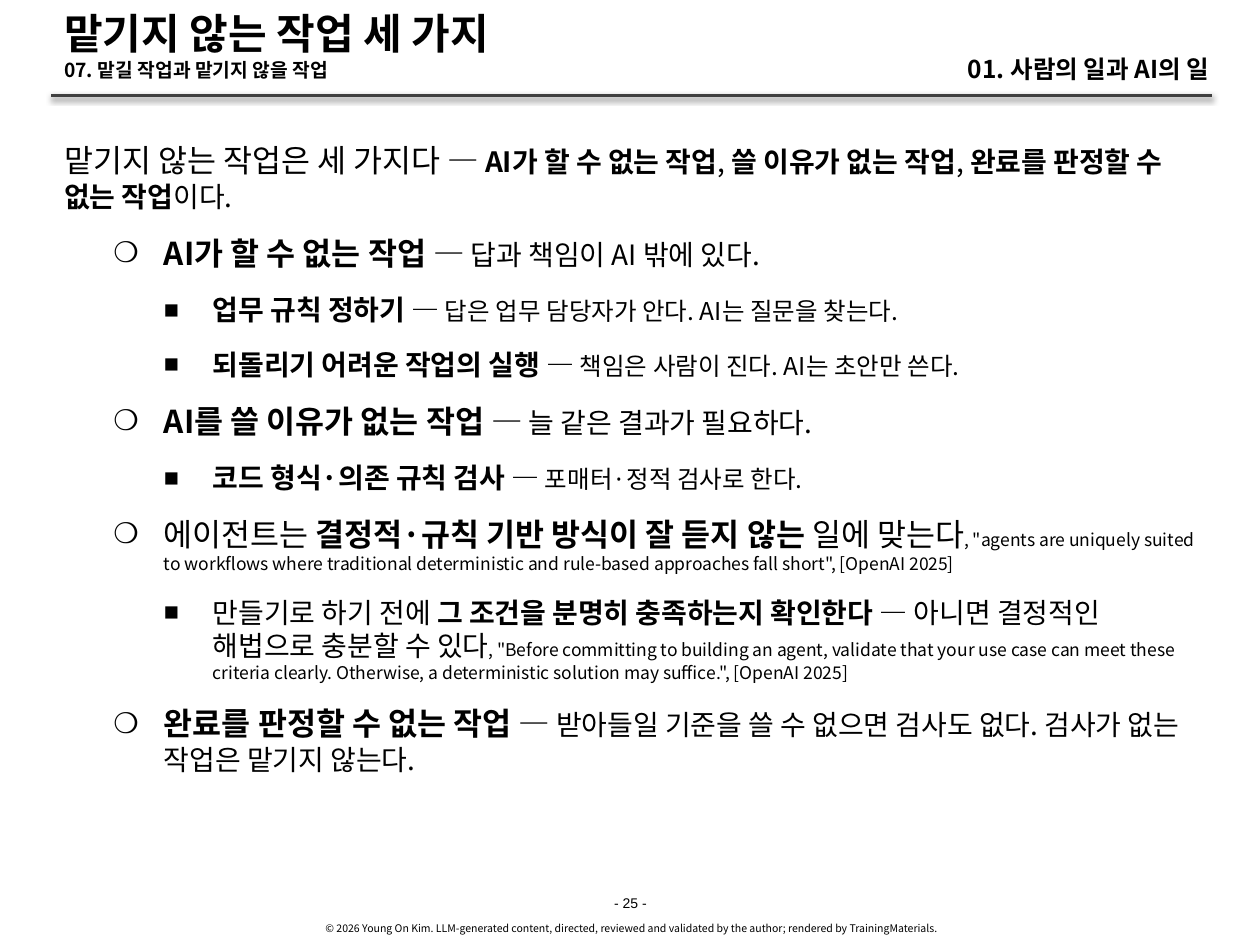
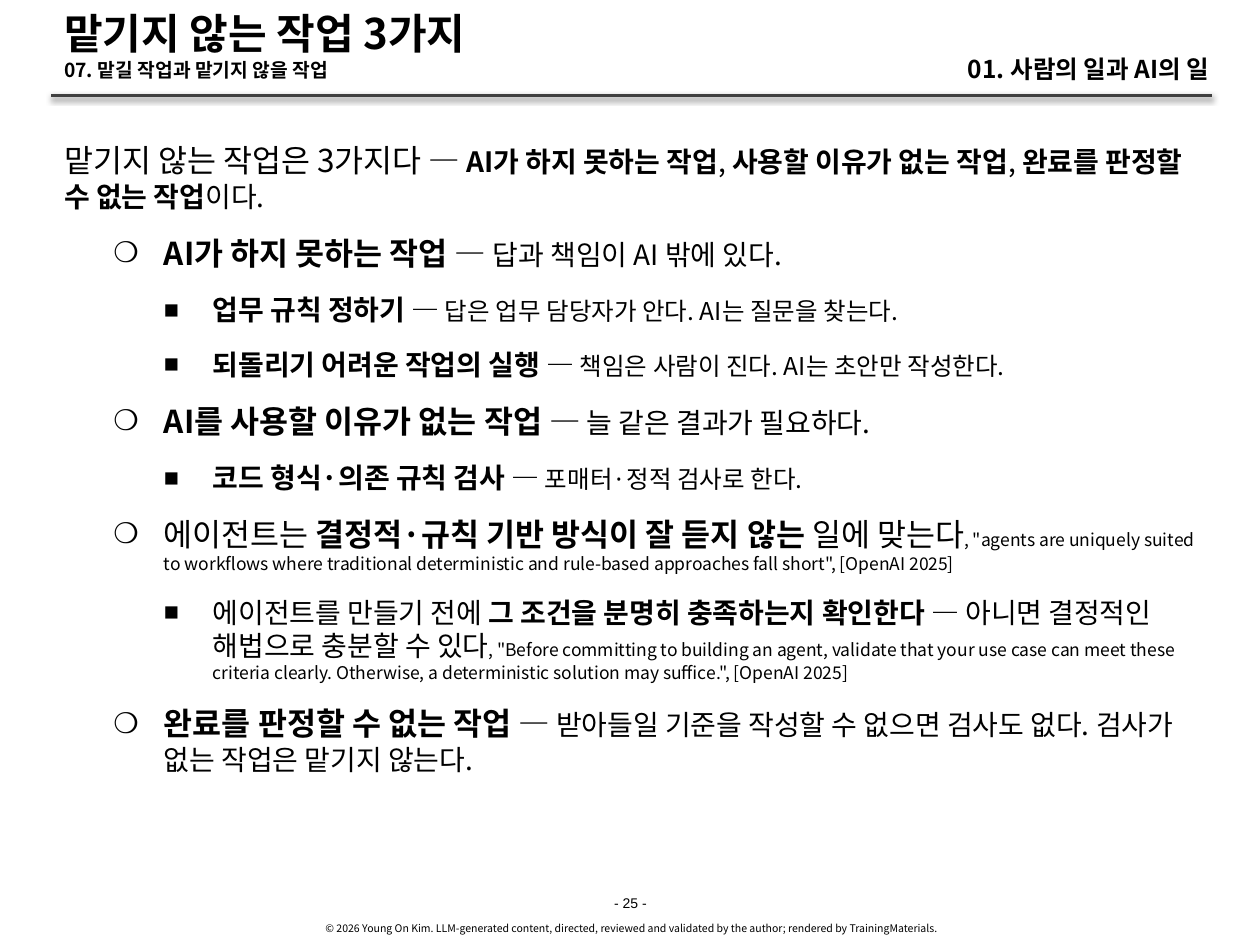
Before and after one commit to YoungSan77/TrainingMaterials, a slide deck: slide 25 of courses/ai-native/sessions/s01.pptx. Drawn at 1260x945 pixels with LibreOffice and Linux fonts; fonts in the diff are those of the drawing. Boxes give left, top, right and bottom in pixels: in the first picture for what was removed or moved away, otherwise in the second. Text is boxed around its words. In the diff, an @@ line names an element or a change of style, - is before the commit and + after.

```diff
--- a/courses/ai-native/sessions/s01.pptx
+++ b/courses/ai-native/sessions/s01.pptx
@@ title at bbox=[64, 13, 465, 53]: text changed @@
-맡기지 않는 작업 세 가지
+맡기지 않는 작업 3가지
@@ text at bbox=[64, 146, 1183, 268]: text changed @@
-맡기지 않는 작업은 세 가지다 — AI가 할 수 없는 작업, 쓸 이유가 없는 작업, 완료를 판정할 수 없는 작업이다.
-    ❍ AI가 할 수 없는 작업 — 답과 책임이 AI 밖에 있다.
+맡기지 않는 작업은 3가지다 — AI가 하지 못하는 작업, 사용할 이유가 없는 작업, 완료를 판정할 수 없는 작업이다.
+    ❍ AI가 하지 못하는 작업 — 답과 책임이 AI 밖에 있다.
@@ text at bbox=[164, 351, 1004, 436]: text changed @@
-      ■ 되돌리기 어려운 작업의 실행 — 책임은 사람이 진다. AI는 초안만 쓴다.
-    ❍ AI를 쓸 이유가 없는 작업 — 늘 같은 결과가 필요하다.
+      ■ 되돌리기 어려운 작업의 실행 — 책임은 사람이 진다. AI는 초안만 작성한다.
+    ❍ AI를 사용할 이유가 없는 작업 — 늘 같은 결과가 필요하다.
@@ text at bbox=[164, 599, 1175, 773]: text changed @@
-      ■ 만들기로 하기 전에 그 조건을 분명히 충족하는지 확인한다 — 아니면 결정적인 해법으로 충분할 수 있다, "Before committing to building an agent, validate that your use case can meet these criteria clearly. Otherwise, a deterministic solution may suffice.", [OpenAI 2025]
-    ❍ 완료를 판정할 수 없는 작업 — 받아들일 기준을 쓸 수 없으면 검사도 없다. 검사가 없는 작업은 맡기지 않는다.
+      ■ 에이전트를 만들기 전에 그 조건을 분명히 충족하는지 확인한다 — 아니면 결정적인 해법으로 충분할 수 있다, "Before committing to building an agent, validate that your use case can meet these criteria clearly. Otherwise, a deterministic solution may suffice.", [OpenAI 2025]
+    ❍ 완료를 판정할 수 없는 작업 — 받아들일 기준을 작성할 수 없으면 검사도 없다. 검사가 없는 작업은 맡기지 않는다.
```
Also in this commit, not shown: 19 other slides changed, 31 other files.
